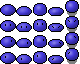
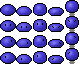
Two versions of the same layered image (80 × 64). Layer-by-layer changes:
painted on "Background" over [left=67, top=12, right=77, bottom=64]
